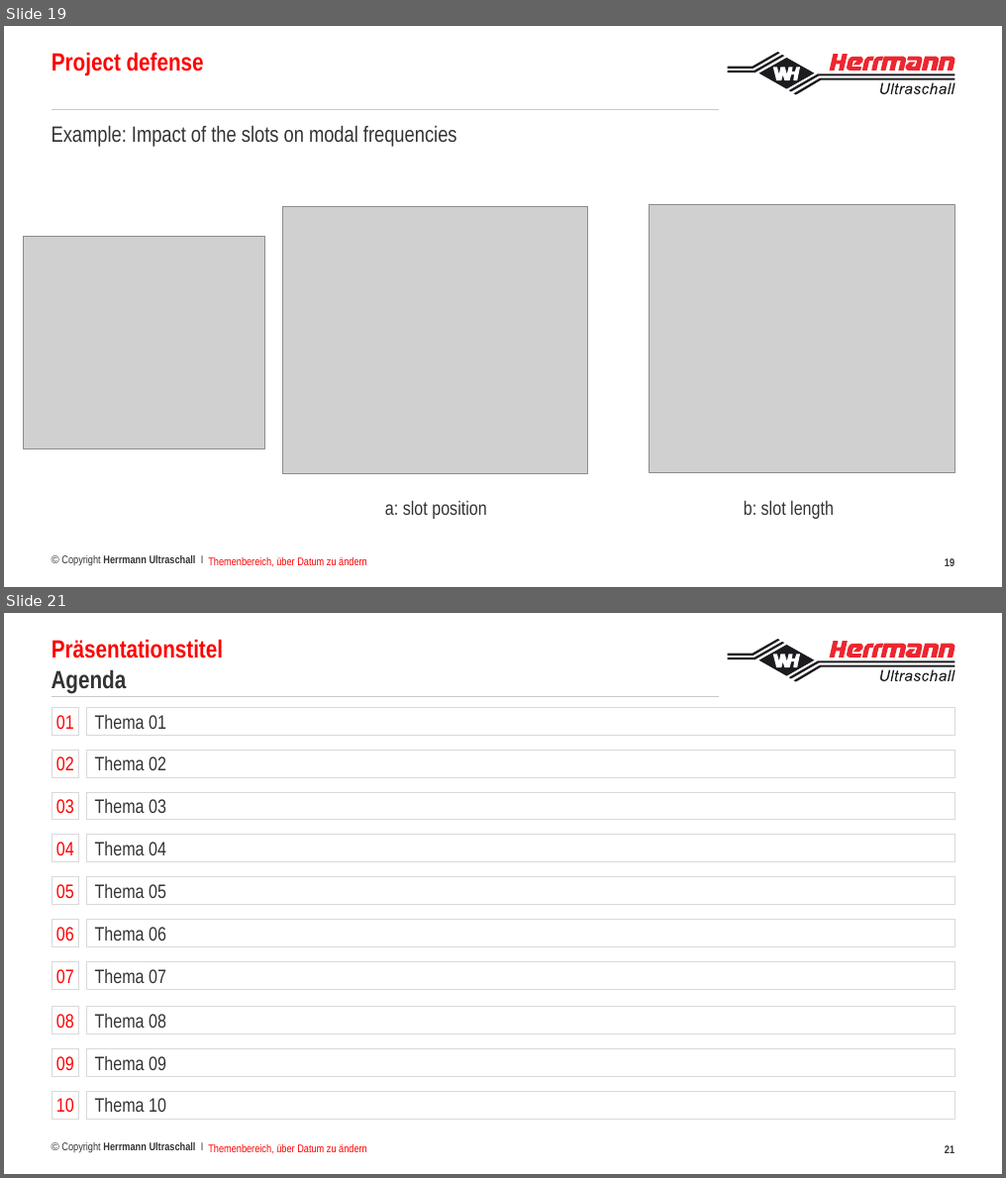
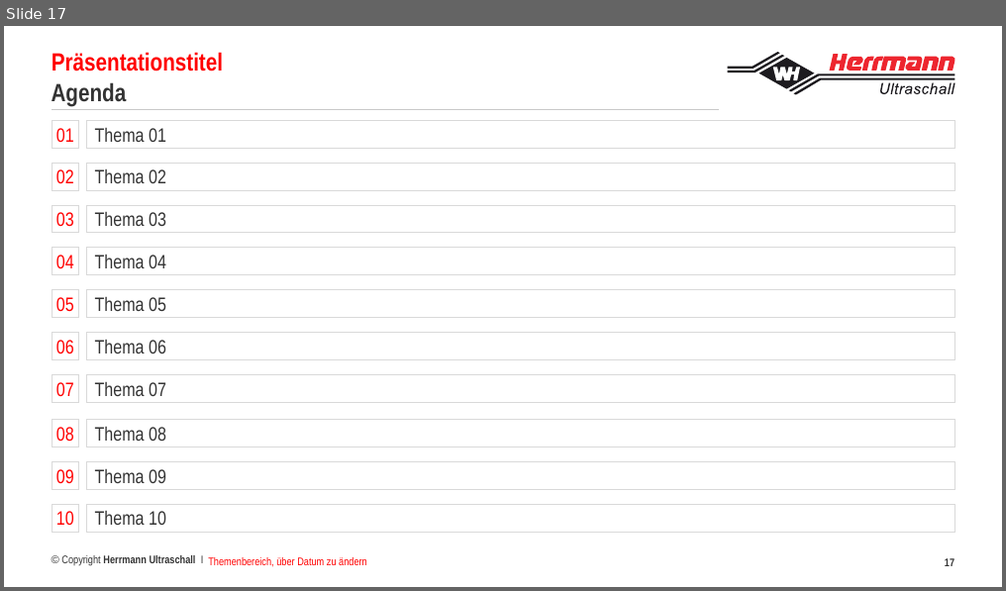
Before and after one commit to francoisbrouet/sep24_cds_int_us-welding, a slide deck: defense/Project defense Francois Brouet.pptx. Shown one above the other, each under a label of ours: slides 19 and 21 before the commit, slide 17 after it; the slides between them are not shown. The pictures are 1006x1178 and 1006x591 pixels, drawn with LibreOffice and Linux fonts; fonts in the diff are those of the drawing; grey boxes stand for pictures; background and template pictures are left out. Boxes give left, top, right and bottom in pixels: in the first picture for what was removed or moved away, otherwise in the second. Text is boxed around its words. In the diff, an @@ line names an element or a change of style, - is before the commit and + after.

```diff
--- a/defense/Project defense Francois Brouet.pptx
+++ b/defense/Project defense Francois Brouet.pptx
@@ slide 19 removed at [4, 26, 1002, 587], background picture (left out); not listed: 27 template elements that a slide beside it also shows @@
@@ text removed at [52, 52, 204, 76] @@
-Project defense
@@ text removed at [52, 125, 457, 147] @@
-Example: Impact of the slots on modal frequencies
@@ picture removed at [283, 206, 589, 474] @@
@@ picture removed at [648, 204, 955, 473] @@
@@ picture removed at [24, 236, 265, 449] @@
@@ text removed at [385, 500, 486, 519] @@
-a: slot position
@@ text removed at [744, 500, 834, 519] @@
-b: slot length
@@ text removed at [208, 558, 367, 568] @@
-Themenbereich, über Datum zu ändern
@@ page number removed at [944, 559, 954, 567] @@
-19
@@ what was slide 21 is now slide 17 @@
@@ page number at [944, 559, 954, 567]: text changed @@
-21
+17
```
Also in this commit, not shown: 3 other slides removed.
